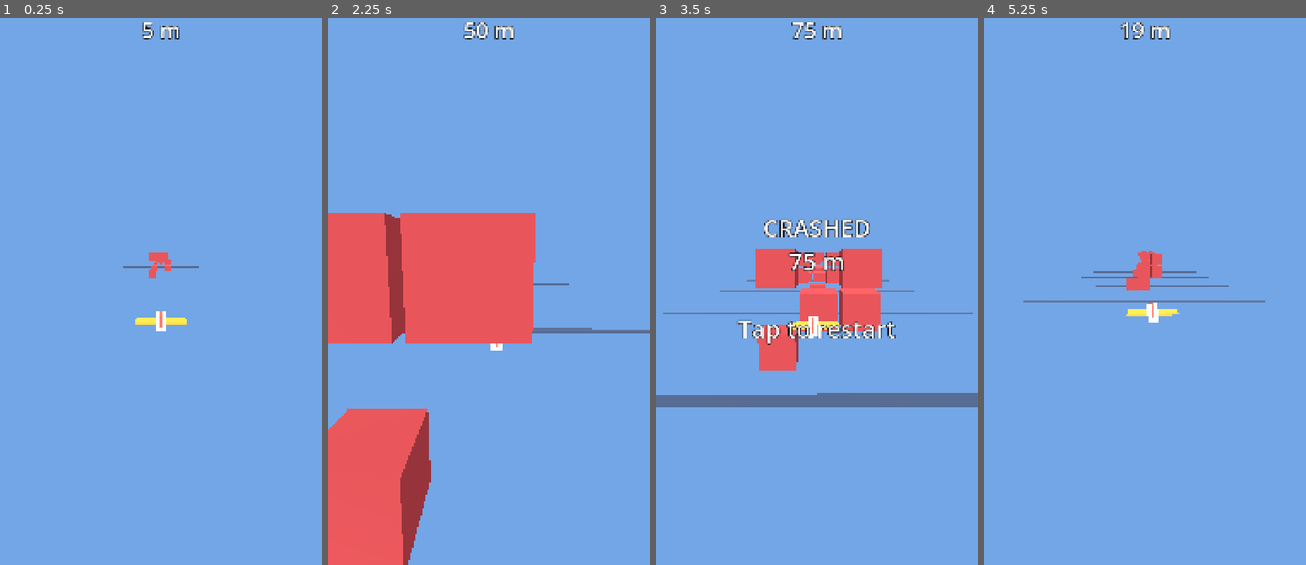
Above: before the commit, frames 1-4 (left to right).
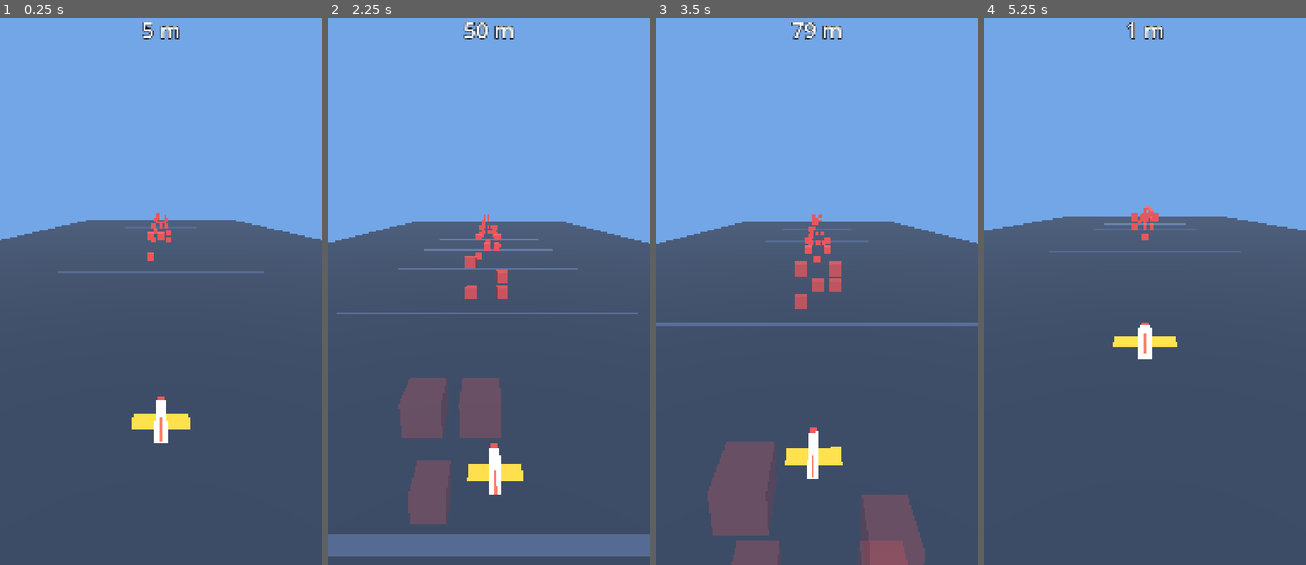
Above: after the commit, the same moments.

Repository: Hotshotted/sky-dodge
Game: Godot game, scene res://scenes/main.tscn
The game is run twice, just before and just after one commit, with the same random seed, the same clock (stepped at 60 frames per second) and the same inputs.
Inputs (mouse positions are in pixels of both pictures, inside the frame that each line leads up to):
- Up to frame 1 (0.25 s): no input
- Up to frame 2 (2.25 s): move the mouse to (559, 247) at 0.52 s; click (559, 247) at 0.67 s; drag from (424, 307) to (472, 395) at 1.27 s; move the mouse to (521, 154) at 2.02 s; click (521, 154) at 2.17 s
- Up to frame 3 (3.5 s): drag from (800, 395) to (720, 193) at 2.77 s
- Up to frame 4 (5.25 s): tap Enter at 3.5, 4.25, 5 s; move the mouse to (1241, 362) at 3.52 s; click (1241, 362) at 3.67 s; drag from (1048, 193) to (1096, 132) at 4.27 s; move the mouse to (1161, 280) at 5.02 s; click (1161, 280) at 5.17 s

The runs differ from the first frame. In frame 1, 62% of the frame differs, in the area x 0-100%, y 35-100%; in frame 2, 63%; in frame 3, 62%; in frame 4, 63%, in the area x 0-100%, y 0-100%.

Commit message:
Improve obstacle visibility: high tilted camera, wider spacing, smaller obstacles, near-row fade
Co-Authored-By: Claude Sonnet 5.5 <noreply@anthropic.com>
Claude-Session: https://claude.ai/code/session_01VXGMnPLKttRReKrjaHu4gF

Diff:
--- a/scripts/Main.gd
+++ b/scripts/Main.gd
@@ -15,17 +15,18 @@
 	_setup_environment()
 	# Portrait: lock the horizontal field of view so the whole grid always fits width-wise.
 	camera.keep_aspect = Camera3D.KEEP_WIDTH
-	camera.fov = 75.0
-	camera.far = 200.0
+	camera.fov = Tuning.camera_fov
+	camera.far = 220.0
+	camera.rotation = Vector3(-deg_to_rad(Tuning.camera_tilt_deg), 0, 0)
 
 func _process(delta: float) -> void:
 	delta = minf(delta, 0.05)
 	var px: float = player.position.x
 	var py: float = player.position.y
-	# Camera sits behind/above the plane and drifts slightly with it.
-	var cam_target := Vector3(px * 0.5, py * 0.5 + 3.0, 9.0)
+	# Camera sits high behind the plane, tilted down, and drifts slightly with it.
+	var cam_target := Vector3(px * Tuning.camera_follow_x, py * Tuning.camera_follow_y + Tuning.camera_height, Tuning.camera_distance)
 	camera.position = camera.position.lerp(cam_target, 1.0 - exp(-6.0 * delta))
-	camera.look_at(Vector3(px * 0.3, py * 0.3, -15.0))
+	camera.rotation.x = -deg_to_rad(Tuning.camera_tilt_deg)
 	if not alive:
 		return
 
@@ -58,8 +59,8 @@
 	env.fog_light_color = Color(0.45, 0.65, 0.9)
 	env.fog_density = 0.0
 	# Fog hides rows popping in at the far end.
-	env.fog_depth_begin = 50.0
-	env.fog_depth_end = 110.0
+	env.fog_depth_begin = 70.0
+	env.fog_depth_end = 140.0
 	var we := WorldEnvironment.new()
 	we.environment = env
 	add_child(we)
--- a/scripts/Spawner.gd
+++ b/scripts/Spawner.gd
@@ -11,14 +11,21 @@
 var _stripe_mesh: BoxMesh
 
 func _ready() -> void:
-	var mat := StandardMaterial3D.new()
-	mat.albedo_color = Color(0.85, 0.3, 0.3)
-	_obstacle_mesh = BoxMesh.new()
-	_obstacle_mesh.material = mat
+	_obstacle_mesh = BoxMesh.new()  # unit cube; each row supplies its own material (for fading)
 	var stripe_mat := StandardMaterial3D.new()
 	stripe_mat.albedo_color = Color(0.3, 0.38, 0.5)
 	_stripe_mesh = BoxMesh.new()
 	_stripe_mesh.material = stripe_mat
+	# Static ground far below the grid so the camera looking down has something to read depth from.
+	var ground := MeshInstance3D.new()
+	var gm := BoxMesh.new()
+	var gmat := StandardMaterial3D.new()
+	gmat.albedo_color = Color(0.2, 0.26, 0.34)
+	gm.material = gmat
+	ground.mesh = gm
+	ground.scale = Vector3(120.0, 0.1, 400.0)
+	ground.position = Vector3(0, -Tuning.cell_size * 2.5 - 0.2, -150.0)
+	add_child(ground)
 	reset()
 
 func reset() -> void:
@@ -34,6 +41,7 @@
 func advance(dist: float) -> void:
 	for r in _rows:
 		r.position.z += dist
+		_update_fade(r)
 	_last_row_z += dist
 	while _last_row_z > -Tuning.spawn_distance:
 		_last_row_z -= Tuning.spawn_spacing
@@ -43,7 +51,7 @@
 
 ## True if a box at plane position `p` (x,y) overlapping z = 0 touches any obstacle.
 func hits(p: Vector2) -> bool:
-	var half_obs := Tuning.cell_size * Tuning.obstacle_size_ratio * 0.5
+	var half_obs := Tuning.cell_size * Tuning.obstacle_scale * 0.5
 	var half_depth := Tuning.obstacle_depth * 0.5 + Tuning.plane_hit_half_z
 	for r in _rows:
 		if absf(r.position.z) > half_depth:
@@ -54,12 +62,23 @@
 				return true
 	return false
 
+## Fade a row toward fade_alpha as it nears the plane so it doesn't hide the rows behind it.
+func _update_fade(row: Node3D) -> void:
+	var t := clampf(1.0 - (-row.position.z) / Tuning.fade_start_distance, 0.0, 1.0)
+	var mat: StandardMaterial3D = row.get_meta("mat")
+	mat.albedo_color.a = lerpf(1.0, Tuning.fade_alpha, t)
+
 func _spawn_row(z: float) -> void:
 	var open := _generate_open_cells()
 	_prev_open = open
 	var row := Node3D.new()
 	row.position.z = z
-	var size := Tuning.cell_size * Tuning.obstacle_size_ratio
+	var size := Tuning.cell_size * Tuning.obstacle_scale
+	var mat := StandardMaterial3D.new()
+	mat.albedo_color = Color(0.85, 0.3, 0.3)
+	mat.transparency = BaseMaterial3D.TRANSPARENCY_ALPHA  # always alpha, so no shader switch when fading
+	mat.depth_draw_mode = BaseMaterial3D.DEPTH_DRAW_ALWAYS
+	row.set_meta("mat", mat)
 	var cells: Array[Vector2] = []
 	for i in 9:
 		if open[i]:
@@ -68,6 +87,7 @@
 		cells.append(pos)
 		var mi := MeshInstance3D.new()
 		mi.mesh = _obstacle_mesh
+		mi.material_override = mat
 		mi.scale = Vector3(size, size, Tuning.obstacle_depth)  # mesh is a unit cube
 		mi.position = Vector3(pos.x, pos.y, 0)
 		row.add_child(mi)
--- a/scripts/Tuning.gd
+++ b/scripts/Tuning.gd
@@ -7,8 +7,8 @@
 # ---------- Hidden lane grid ----------
 ## Width/height of one grid cell. The 3x3 grid is centred on the plane's start position.
 var cell_size := 2.0
-## Obstacle edge length as a fraction of a cell (<1 leaves a small gap between neighbours).
-var obstacle_size_ratio := 0.9
+## Obstacle edge length as a fraction of a cell (visual AND collision). Smaller = clearer gaps.
+var obstacle_scale := 0.7
 ## Obstacle depth along the flight direction.
 var obstacle_depth := 1.5
 
@@ -21,15 +21,36 @@
 var max_speed := 60.0
 
 # ---------- Obstacle spawning ----------
-## Distance between spawn rows (units). Bigger = more time to react.
-var spawn_spacing := 16.0
+## Distance between spawn rows (units). Bigger = more time to react and more clearly separated rows.
+var spawn_spacing := 26.0
 ## How many of the 9 cells each row blocks (random between min and max, inclusive).
 ## A row always keeps at least one open cell, so max is clamped to 8.
 var blocked_cells_min := 3
 var blocked_cells_max := 5
 ## Distance ahead of the plane where a row first appears / where the first row of a run sits.
-var spawn_distance := 110.0
-var first_row_distance := 45.0
+var spawn_distance := 130.0
+var first_row_distance := 50.0
+
+# ---------- Camera ----------
+## Camera height above the plane's centre line (units). Higher = see over near rows into the corridor.
+var camera_height := 9.5
+## Camera distance behind the plane (units).
+var camera_distance := 9.0
+## How far the camera pitches down, in degrees. Together with height this decides where the
+## plane sits on screen (aim: lower third) - raise tilt to push the plane lower.
+var camera_tilt_deg := 15.0
+## Horizontal field of view in degrees (portrait: width is locked, height follows).
+var camera_fov := 60.0
+## How much the camera follows the plane's x / y movement (0 = fixed, 1 = locked to plane).
+var camera_follow_x := 0.5
+var camera_follow_y := 0.3
+
+# ---------- Near-row fade ----------
+## An obstacle row starts fading when it is this far ahead of the plane (units).
+var fade_start_distance := 35.0
+## Opacity (0 = invisible, 1 = solid) a row reaches at the plane and keeps while passing the camera.
+## Collision is unaffected.
+var fade_alpha := 0.25
 
 # ---------- Plane movement (relative drag) ----------
 ## World units the plane is asked to move per pixel of finger movement.
